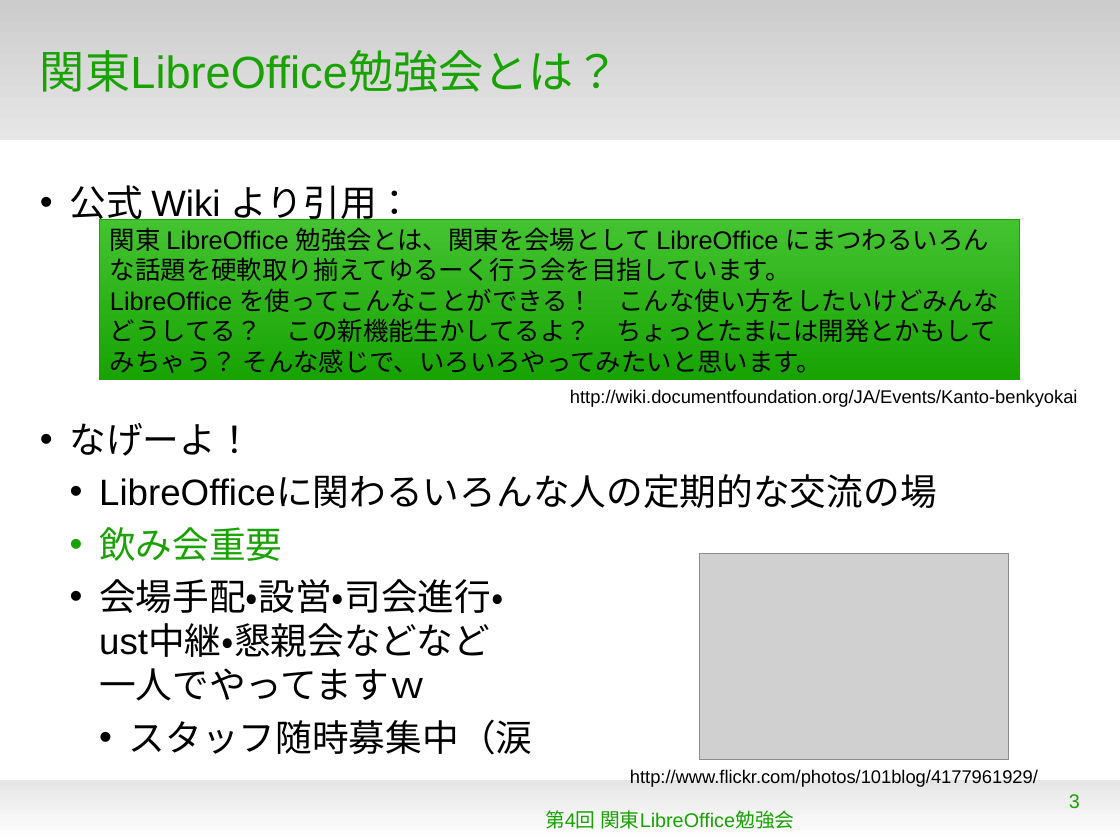
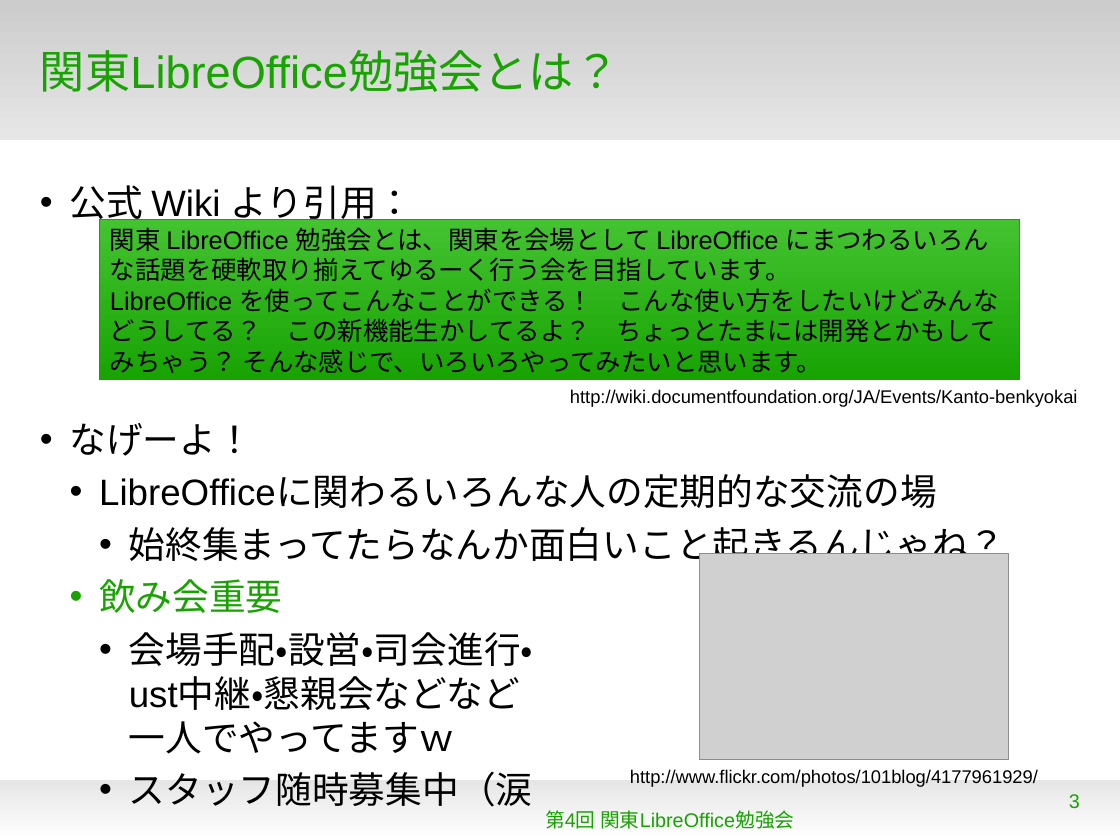
Before and after one commit to naruoga/KantoLibreOffice, a slide deck: slide 3 of Apr2013/OpeningTalk.odp. Drawn at 1120x840 pixels with LibreOffice and Linux fonts; fonts in the diff are those of the drawing; grey boxes stand for pictures; background and template pictures are left out. Boxes give left, top, right and bottom in pixels: in the first picture for what was removed or moved away, otherwise in the second. Text is boxed around its words. In the diff, an @@ line names an element or a change of style, - is before the commit and + after.

```diff
--- a/Apr2013/OpeningTalk.odp
+++ b/Apr2013/OpeningTalk.odp
@@ text at [129, 527, 1006, 568]: paragraph added @@
+    • 始終集まってたらなんか面白いこと起きるんじゃね？
@@ text at [129, 632, 533, 754]: list level 2 to 3 in "会場手配・設営・司会進行・ ust中継・懇親会などなど 一人でやってますｗ" @@
```
Also in this commit, not shown: 3 other slides changed, 2 slides added, 1 other file.
